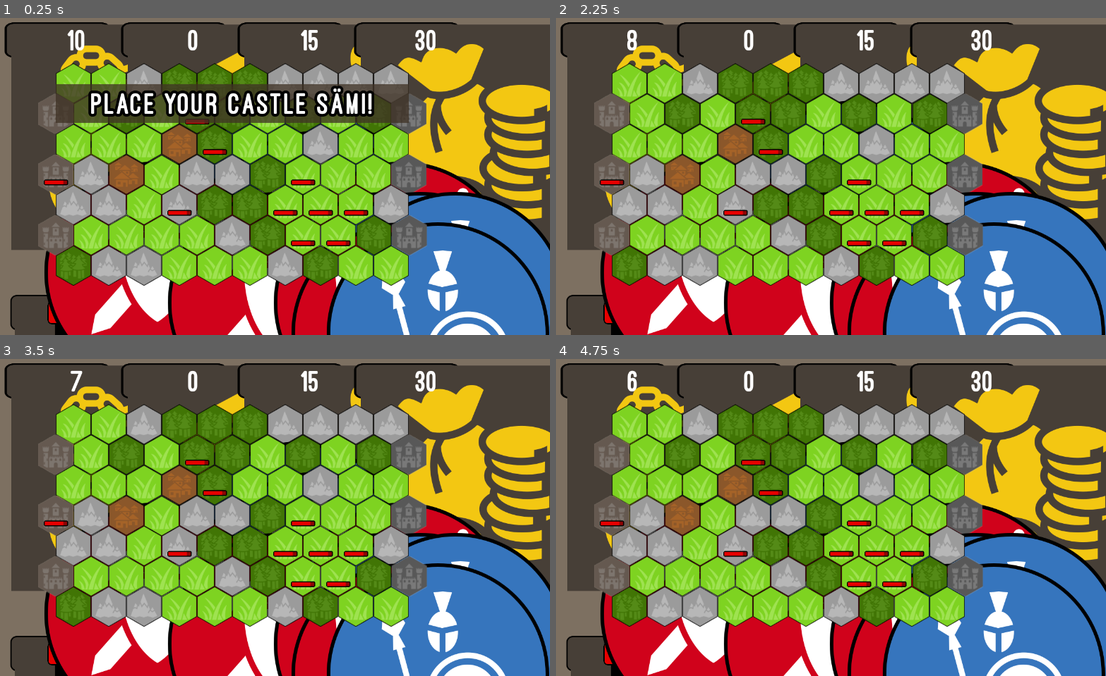
Above: before the commit, frames 1-4 (two rows, left to right).
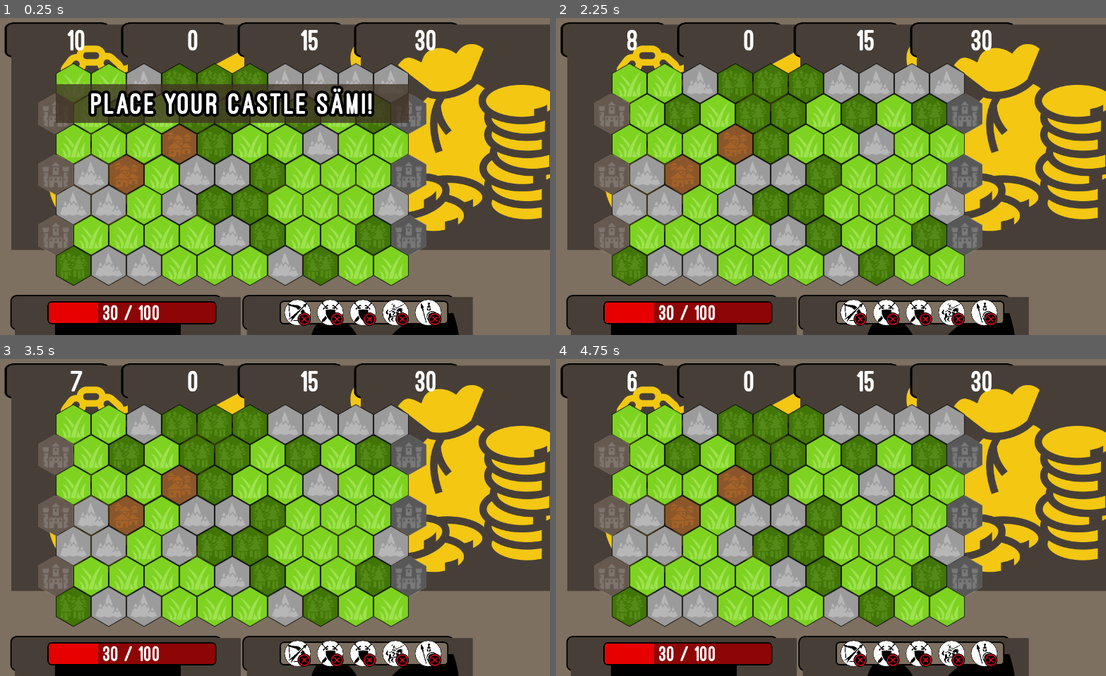
Above: after the commit, the same moments.

Repository: knobliibrot/the_battle_client
Game: Godot game, scene res://classes/controller/MainController.tscn
Same seed, same stepped clock (60 frames per second), same inputs: the game is played once before the commit and once after it.
Inputs (mouse positions are in pixels of both pictures, inside the frame that each line leads up to):
- Up to frame 1 (0.25 s): no input
- Up to frame 2 (2.25 s): click (853, 312) at 0.52 s; click (627, 84) at 1.25 s; click (666, 84) at 2 s
- Up to frame 3 (3.5 s): click (143, 425) at 2.75 s
- Up to frame 4 (4.75 s): click (737, 425) at 3.5 s; click (770, 425) at 4.25 s

The runs differ from the first frame. In frame 1, 24% of the frame differs, in the area x 7-100%, y 31-100%; in frame 2, 24%, in the area x 7-100%, y 24-100%; in frame 3, 24%; in frame 4, 24%.

Commit message:
create troops ohni troops

Diff:
--- a/Code/classes/game/controller/Gamelogic.gd
+++ b/Code/classes/game/controller/Gamelogic.gd
@@ -30,10 +30,14 @@
 func start_turn(is_player1: bool) -> void:
 	set_actual_player(is_player1)
 	if is_player1 || self.actual_player.player_type == PlayerTypeEnum.MANUAL:
+		pay_and_trainingday(actual_player)
 		get_parent().update_gui_with_player(actual_player)
 		get_parent().activate_turn_mode(is_player1, actual_player)
 		get_parent().start_timer_with_message("Your turn " + actual_player.player_name + "!", GameParameters.ROUND_TIME, "turn_finished")
 
+func pay_and_trainingday(actualPlayer: Player) -> void:
+	actualPlayer.gold += actualPlayer.income
+	#TODO: train from queue
 
 func set_actual_player(is_player1: bool) -> void:
 	self.is_player1 = is_player1
@@ -58,6 +62,7 @@
 	for field in nodes:
 		if position == field.get_field_position():
 			get_parent().get_node("Battlefield").initalize_given_field(field, FieldTypeEnum.CASTLE)
+			actual_player.castle_position = position
 		else:
 			get_parent().get_node("Battlefield").remove_child(field)
 
@@ -248,5 +253,14 @@
 	# TODO: gui
 	emit_signal("turn_finished", false)
 
-func _on_CreateTroopButton_create_troop(troop_type):
-	print(troop_type)
+func _on_CreateTroopButton_create_troop(troop_type: int):
+	if actual_player.gold >= TroopType.PRICE[troop_type]:
+		#check if someone is in castle
+		var troop = battlefield_map[actual_player.castle_position.y][actual_player.castle_position.x].create_troop(troop_type)
+		if !actual_player.add_troop_to_queue(troop_type):
+			get_parent().show_message("The Queue is full!", 1)
+		else:
+			actual_player.gold -=TroopType.PRICE[troop_type]
+		get_parent().update_gui_with_player(actual_player)
+	else:
+		get_parent().show_message("You don't have enaugh money!", 1)
--- a/Code/classes/game/model/Player.gd
+++ b/Code/classes/game/model/Player.gd
@@ -4,12 +4,13 @@
 
 var player_name: String
 var player_type: int
+var castle_position: Vector2
 var castle_health: int
 var gold: int
 var income: int
 var salary: int
 var troops: Array
-var queue: Array
+var queue: Array = []
 
 func init(type: int) -> void:
 	self.player_name = "Player"
@@ -18,3 +19,12 @@
 	self.gold = GameParameters.DEFAULT_START_GOLD
 	self.income = GameParameters.DEFAULT_BASIC_INCOME
 	self.salary = 0
+
+func add_troop_to_queue(troop_type: int) -> bool:
+	var queue_size: int = queue.size()
+	if queue_size < GameParameters.QUEUE_SIZE:
+		queue.resize(queue_size + 1)
+		queue[queue_size-1] = troop_type
+		return true
+	else:
+		return false
--- a/Code/classes/game/model/Rulebook/GameParameters.gd
+++ b/Code/classes/game/model/Rulebook/GameParameters.gd
@@ -36,3 +36,4 @@
 
 const MESSAGE_SHOW_TIME = 2
 const ROUND_TIME = 10
+const QUEUE_SIZE = 5
--- a/Code/classes/game/model/TroopType.gd
+++ b/Code/classes/game/model/TroopType.gd
@@ -9,3 +9,19 @@
 TroopTypeEnum.KNIGHT : 25,
 TroopTypeEnum.CATAPULT : 10
 }
+
+const SCENE_BLUE = {
+TroopTypeEnum.SWORDSMAN : "res://classes/game/view/troops/BlueSwordsmannTroop.tscn",
+TroopTypeEnum.SPEARMAN : "res://classes/game/view/troops/BlueSpearmanTroop.tscn",
+TroopTypeEnum.ARCHER : "res://classes/game/view/troops/BlueArcherTroop.tscn",
+TroopTypeEnum.KNIGHT : "res://classes/game/view/troops/BlueKnightTroop.tscn",
+TroopTypeEnum.CATAPULT : "res://classes/game/view/troops/BlueCatapultTroop.tscn"
+}
+
+const SCENE_RED = {
+TroopTypeEnum.SWORDSMAN : "res://classes/game/view/troops/RedSwordsmannTroop.tscn",
+TroopTypeEnum.SPEARMAN : "res://classes/game/view/troops/RedSpearmanTroop.tscn",
+TroopTypeEnum.ARCHER : "res://classes/game/view/troops/RedArcherTroop.tscn",
+TroopTypeEnum.KNIGHT : "res://classes/game/view/troops/RedKnightTroop.tscn",
+TroopTypeEnum.CATAPULT : "res://classes/game/view/troops/RedCatapultTroop.tscn"
+}
--- a/Code/classes/game/view/Playground.gd
+++ b/Code/classes/game/view/Playground.gd
@@ -14,11 +14,15 @@
 	$UI/Top/TopBar/TimeBox.start_timer(seconds, finish_signal)
 
 func show_message(message: String, seconds: float):
-	var msg_ontainer = MESSAGE_CONTAINER.instance()
-	add_child(msg_ontainer)
-	msg_ontainer.get_node("MarginContainer/Label").text = message
+	if self.has_node("MessageContainer"):
+		self.remove_child(get_node("MessageContainer"))
+
+	var msg_container = MESSAGE_CONTAINER.instance()
+	add_child(msg_container)
+	msg_container.get_node("MarginContainer/Label").text = message
 	yield(get_tree().create_timer(seconds), "timeout")
-	remove_child(msg_ontainer)
+	if has_node("MessageContainer"):
+		remove_child(get_node("MessageContainer"))
 
 func stop_timer():
 	$UI/Top/TopBar/TimeBox.stop_timer()
@@ -36,7 +40,3 @@
 func activate_turn_mode(is_player1: bool, player: Player) -> void:
 	for button in get_tree().get_nodes_in_group("create_troop_button"):
 		button.set_disabled(false)
-
-
-func _on_CreateTroopButton_create_troop(troop_type: TroopTypeEnum):
-	 pass
--- a/Code/classes/game/view/Playground.tscn
+++ b/Code/classes/game/view/Playground.tscn
@@ -17,12 +17,7 @@
 [ext_resource path="res://artifacts/graphics/fields/mountain.png" type="Texture" id=15]
 [ext_resource path="res://artifacts/graphics/fields/village.png" type="Texture" id=16]
 [ext_resource path="res://artifacts/graphics/fields/grass.png" type="Texture" id=17]
-[ext_resource path="res://classes/game/view/troops/cat.tscn" type="PackedScene" id=18]
-[ext_resource path="res://classes/game/view/troops/Troop.tscn" type="PackedScene" id=19]
-[ext_resource path="res://classes/game/view/troops/sword.tscn" type="PackedScene" id=20]
-[ext_resource path="res://classes/game/view/troops/Arch.tscn" type="PackedScene" id=21]
-[ext_resource path="res://classes/game/view/troops/knight.tscn" type="PackedScene" id=22]
-[ext_resource path="res://classes/game/controller/Gamelogic.gd" type="Script" id=23]
+[ext_resource path="res://classes/game/controller/Gamelogic.gd" type="Script" id=18]
 
 [node name="Playground" type="Node"]
 script = ExtResource( 1 )
@@ -44,6 +39,9 @@
 custom_constants/margin_top = 10
 custom_constants/margin_left = 10
 custom_constants/margin_bottom = 10
+__meta__ = {
+"_edit_lock_": true
+}
 
 [node name="TopBar" type="HBoxContainer" parent="UI/Top"]
 margin_left = 10.0
@@ -83,6 +81,9 @@
 custom_constants/margin_top = 10
 custom_constants/margin_left = 10
 custom_constants/margin_bottom = 10
+__meta__ = {
+"_edit_lock_": true
+}
 
 [node name="RightBar" type="VBoxContainer" parent="UI/Right"]
 margin_left = 10.0
@@ -117,7 +118,6 @@
 margin_bottom = 700.0
 
 [node name="Bottom" type="MarginContainer" parent="UI"]
-editor/display_folded = true
 anchor_top = 1.0
 anchor_bottom = 1.0
 margin_top = -111.0
@@ -127,6 +127,9 @@
 custom_constants/margin_top = 10
 custom_constants/margin_left = 10
 custom_constants/margin_bottom = 10
+__meta__ = {
+"_edit_lock_": true
+}
 
 [node name="BottomBar" type="HBoxContainer" parent="UI/Bottom"]
 margin_left = 10.0
@@ -146,7 +149,6 @@
 margin_right = 1063.0
 
 [node name="Battlefield" type="Node" parent="."]
-editor/display_folded = true
 script = ExtResource( 13 )
 
 [node name="1-0" parent="Battlefield" instance=ExtResource( 14 )]
@@ -242,17 +244,11 @@
 margin_bottom = 263.0
 
 [node name="8-1" parent="Battlefield" instance=ExtResource( 14 )]
-editor/display_folded = true
 margin_left = 440.0
 margin_top = 172.0
 margin_right = 520.0
 margin_bottom = 263.0
 texture_normal = ExtResource( 17 )
-
-[node name="Troop" parent="Battlefield/8-1" instance=ExtResource( 18 )]
-margin_right = 40.0
-margin_bottom = 40.0
-script = null
 
 [node name="10-1" parent="Battlefield" instance=ExtResource( 14 )]
 margin_left = 520.0
@@ -283,9 +279,9 @@
 texture_normal = ExtResource( 15 )
 
 [node name="18-1" parent="Battlefield" instance=ExtResource( 14 )]
-margin_left = 841.0
-margin_top = 172.0
-margin_right = 921.0
+margin_left = 840.0
+margin_top = 172.0
+margin_right = 920.0
 margin_bottom = 263.0
 
 [node name="20-1" parent="Battlefield" groups=[
@@ -323,14 +319,11 @@
 texture_normal = ExtResource( 17 )
 
 [node name="9-2" parent="Battlefield" instance=ExtResource( 14 )]
-editor/display_folded = true
 margin_left = 480.0
 margin_top = 241.0
 margin_right = 560.0
 margin_bottom = 332.0
 texture_normal = ExtResource( 17 )
-
-[node name="Troop" parent="Battlefield/9-2" instance=ExtResource( 19 )]
 
 [node name="11-2" parent="Battlefield" instance=ExtResource( 14 )]
 margin_left = 560.0
@@ -372,11 +365,6 @@
 margin_top = 310.0
 margin_right = 200.0
 margin_bottom = 401.0
-
-[node name="Troop" parent="Battlefield/0-3" instance=ExtResource( 20 )]
-margin_bottom = 83.0
-focus_mode = 1
-script = null
 
 [node name="2-3" parent="Battlefield" instance=ExtResource( 14 )]
 margin_left = 200.0
@@ -426,11 +414,9 @@
 [node name="grass" type="Sprite" parent="Battlefield/14-3"]
 position = Vector2( 40, 46 )
 texture = ExtResource( 17 )
-
-[node name="Troop" parent="Battlefield/14-3" instance=ExtResource( 20 )]
-margin_right = 40.0
-margin_bottom = 40.0
-script = null
+__meta__ = {
+"_edit_lock_": true
+}
 
 [node name="16-3" parent="Battlefield" instance=ExtResource( 14 )]
 margin_left = 760.0
@@ -478,11 +464,6 @@
 margin_bottom = 470.0
 texture_normal = ExtResource( 17 )
 
-[node name="Troop" parent="Battlefield/7-4" instance=ExtResource( 20 )]
-margin_right = 40.0
-margin_bottom = 40.0
-script = null
-
 [node name="9-4" parent="Battlefield" instance=ExtResource( 14 )]
 margin_left = 480.0
 margin_top = 379.0
@@ -497,15 +478,10 @@
 margin_bottom = 470.0
 
 [node name="13-4" parent="Battlefield" instance=ExtResource( 14 )]
-editor/display_folded = true
 margin_left = 640.0
 margin_top = 379.0
 margin_right = 720.0
 margin_bottom = 470.0
-
-[node name="Troop" parent="Battlefield/13-4" instance=ExtResource( 21 )]
-margin_bottom = 83.0
-script = null
 
 [node name="15-4" parent="Battlefield" instance=ExtResource( 14 )]
 margin_left = 720.0
@@ -514,19 +490,11 @@
 margin_bottom = 470.0
 texture_normal = ExtResource( 17 )
 
-[node name="Troop" parent="Battlefield/15-4" instance=ExtResource( 22 )]
-margin_right = 40.0
-margin_bottom = 40.0
-script = null
-
 [node name="17-4" parent="Battlefield" instance=ExtResource( 14 )]
-editor/display_folded = true
 margin_left = 800.0
 margin_top = 379.0
 margin_right = 880.0
 margin_bottom = 470.0
-
-[node name="Troop" parent="Battlefield/17-4" instance=ExtResource( 19 )]
 
 [node name="19-4" parent="Battlefield" instance=ExtResource( 14 )]
 margin_left = 880.0
@@ -585,39 +553,30 @@
 texture_normal = ExtResource( 15 )
 
 [node name="14-5" parent="Battlefield" instance=ExtResource( 14 )]
-editor/display_folded = true
 margin_left = 680.0
 margin_top = 448.0
 margin_right = 760.0
 margin_bottom = 539.0
 texture_normal = ExtResource( 15 )
 
-[node name="Troop" parent="Battlefield/14-5" instance=ExtResource( 21 )]
-margin_right = 40.0
-margin_bottom = 40.0
-script = null
-
 [node name="16-5" parent="Battlefield" instance=ExtResource( 14 )]
-editor/display_folded = true
 margin_left = 760.0
 margin_top = 448.0
 margin_right = 840.0
 margin_bottom = 539.0
 
-[node name="Troop" parent="Battlefield/16-5" instance=ExtResource( 19 )]
-
 [node name="18-5" parent="Battlefield" instance=ExtResource( 14 )]
-margin_left = 841.0
-margin_top = 448.0
-margin_right = 921.0
+margin_left = 840.0
+margin_top = 448.0
+margin_right = 920.0
 margin_bottom = 539.0
 
 [node name="20-5" parent="Battlefield" groups=[
 "castle_field_1",
 ] instance=ExtResource( 14 )]
-margin_left = 921.0
-margin_top = 448.0
-margin_right = 1001.0
+margin_left = 920.0
+margin_top = 448.0
+margin_right = 1000.0
 margin_bottom = 539.0
 
 [node name="1-6" parent="Battlefield" instance=ExtResource( 14 )]
--- a/Code/classes/game/view/fields/Field.gd
+++ b/Code/classes/game/view/fields/Field.gd
@@ -24,6 +24,11 @@
 	rect_position = rect.position
 	rect_size = rect.size
 
+func create_troop(troop_type: int) -> Field:
+	var troop = load(TroopType.SCENE_BLUE[troop_type]).instance()
+	add_child(troop, true)
+	return self
+
 func copy_data(old_node: Node) -> void:
 	set_name(old_node.get_name())
 	set_rect(old_node.get_rect())
--- /dev/null
+++ b/Code/classes/game/view/troops/BlueArcherTroop.tscn
@@ -0,0 +1,9 @@
+[gd_scene load_steps=3 format=2]
+
+[ext_resource path="res://classes/game/view/troops/Troop.tscn" type="PackedScene" id=1]
+[ext_resource path="res://artifacts/graphics/troops/blue/archer_blue.svg" type="Texture" id=2]
+
+[node name="BlueArcherTroop" index="0" instance=ExtResource( 1 )]
+
+[node name="Symbol" parent="." index="0"]
+texture = ExtResource( 2 )
--- /dev/null
+++ b/Code/classes/game/view/troops/BlueCatapultTroop.tscn
@@ -0,0 +1,9 @@
+[gd_scene load_steps=3 format=2]
+
+[ext_resource path="res://classes/game/view/troops/Troop.tscn" type="PackedScene" id=1]
+[ext_resource path="res://artifacts/graphics/troops/blue/catapult_blue.svg" type="Texture" id=2]
+
+[node name="BlueCatapultTroop" index="0" instance=ExtResource( 1 )]
+
+[node name="Symbol" parent="." index="0"]
+texture = ExtResource( 2 )
--- /dev/null
+++ b/Code/classes/game/view/troops/BlueKnightTroop.tscn
@@ -0,0 +1,9 @@
+[gd_scene load_steps=3 format=2]
+
+[ext_resource path="res://classes/game/view/troops/Troop.tscn" type="PackedScene" id=1]
+[ext_resource path="res://artifacts/graphics/troops/blue/knight_blue.svg" type="Texture" id=2]
+
+[node name="BlueKnightTroop" index="0" instance=ExtResource( 1 )]
+
+[node name="Symbol" parent="." index="0"]
+texture = ExtResource( 2 )
--- /dev/null
+++ b/Code/classes/game/view/troops/BlueSpearmanTroop.tscn
@@ -0,0 +1,5 @@
+[gd_scene load_steps=2 format=2]
+
+[ext_resource path="res://classes/game/view/troops/Troop.tscn" type="PackedScene" id=1]
+
+[node name="BlueSpearmanTroop" instance=ExtResource( 1 )]
--- a/Code/classes/game/view/troops/cat.tscn
+++ b/Code/classes/game/view/troops/BlueSwordsmannTroop.tscn
@@ -1,22 +1,9 @@
 [gd_scene load_steps=3 format=2]
 
 [ext_resource path="res://classes/game/view/troops/Troop.tscn" type="PackedScene" id=1]
-[ext_resource path="res://artifacts/graphics/troops/blue/catapult_blue.svg" type="Texture" id=2]
+[ext_resource path="res://artifacts/graphics/troops/blue/swordsman_blue.svg" type="Texture" id=2]
 
-
-
-
-
-
-
-
-
-
-
-
-
-
-[node name="Troop" index="0" instance=ExtResource( 1 )]
+[node name="BlueSwordsmannTroop" index="0" instance=ExtResource( 1 )]
 
 [node name="Symbol" parent="." index="0"]
 texture = ExtResource( 2 )
--- /dev/null
+++ b/Code/classes/game/view/troops/PlaceholderTroop.tscn
@@ -0,0 +1,12 @@
+[gd_scene load_steps=2 format=2]
+
+[ext_resource path="res://classes/game/view/troops/Troop.tscn" type="PackedScene" id=1]
+
+[node name="PlaceholderTroop" index="0" instance=ExtResource( 1 )]
+visible = false
+
+[node name="Symbol" parent="." index="0"]
+texture = null
+
+[node name="TextureProgress" parent="MarginContainer" index="0"]
+visible = false
--- /dev/null
+++ b/Code/classes/game/view/troops/RedArcherTroop.tscn
@@ -0,0 +1,9 @@
+[gd_scene load_steps=3 format=2]
+
+[ext_resource path="res://classes/game/view/troops/Troop.tscn" type="PackedScene" id=1]
+[ext_resource path="res://artifacts/graphics/troops/red/archer_red.svg" type="Texture" id=2]
+
+[node name="RedArcherTroop" index="0" instance=ExtResource( 1 )]
+
+[node name="Symbol" parent="." index="0"]
+texture = ExtResource( 2 )
--- /dev/null
+++ b/Code/classes/game/view/troops/RedCatapultTroop.tscn
@@ -0,0 +1,9 @@
+[gd_scene load_steps=3 format=2]
+
+[ext_resource path="res://classes/game/view/troops/Troop.tscn" type="PackedScene" id=1]
+[ext_resource path="res://artifacts/graphics/troops/red/catapult_red.svg" type="Texture" id=2]
+
+[node name="RedCatapultTroop" index="0" instance=ExtResource( 1 )]
+
+[node name="Symbol" parent="." index="0"]
+texture = ExtResource( 2 )
--- a/Code/classes/game/view/troops/Arch.tscn
+++ b/Code/classes/game/view/troops/RedKnightTroop.tscn
@@ -1,22 +1,9 @@
 [gd_scene load_steps=3 format=2]
 
 [ext_resource path="res://classes/game/view/troops/Troop.tscn" type="PackedScene" id=1]
-[ext_resource path="res://artifacts/graphics/troops/red/archer_red.svg" type="Texture" id=2]
+[ext_resource path="res://artifacts/graphics/troops/red/knight_red.svg" type="Texture" id=2]
 
-
-
-
-
-
-
-
-
-
-
-
-
-
-[node name="Troop" index="0" instance=ExtResource( 1 )]
+[node name="RedKnightTroop" index="0" instance=ExtResource( 1 )]
 
 [node name="Symbol" parent="." index="0"]
 texture = ExtResource( 2 )
--- a/Code/classes/game/view/troops/knight.tscn
+++ b/Code/classes/game/view/troops/RedSpearman.tscn
@@ -1,22 +1,9 @@
 [gd_scene load_steps=3 format=2]
 
 [ext_resource path="res://classes/game/view/troops/Troop.tscn" type="PackedScene" id=1]
-[ext_resource path="res://artifacts/graphics/troops/blue/knight_blue.svg" type="Texture" id=2]
+[ext_resource path="res://artifacts/graphics/troops/red/spearman_red.svg" type="Texture" id=2]
 
-
-
-
-
-
-
-
-
-
-
-
-
-
-[node name="Troop" index="0" instance=ExtResource( 1 )]
+[node name="RedSpearman" index="0" instance=ExtResource( 1 )]
 
 [node name="Symbol" parent="." index="0"]
 texture = ExtResource( 2 )
--- a/Code/classes/game/view/troops/sword.tscn
+++ b/Code/classes/game/view/troops/RedSwordsman.tscn
@@ -3,15 +3,7 @@
 [ext_resource path="res://classes/game/view/troops/Troop.tscn" type="PackedScene" id=1]
 [ext_resource path="res://artifacts/graphics/troops/red/swordsman_red.svg" type="Texture" id=2]
 
-[node name="Troop" instance=ExtResource( 1 )]
-mouse_filter = 2
+[node name="RedSwordsman" index="0" instance=ExtResource( 1 )]
 
 [node name="Symbol" parent="." index="0"]
-mouse_filter = 2
 texture = ExtResource( 2 )
-
-[node name="MarginContainer" parent="." index="1"]
-mouse_filter = 2
-
-[node name="TextureProgress" parent="MarginContainer" index="0"]
-mouse_filter = 2
--- a/Code/classes/game/view/troops/Troop.tscn
+++ b/Code/classes/game/view/troops/Troop.tscn
@@ -19,6 +19,7 @@
 margin_top = 12.0
 margin_right = 71.0
 margin_bottom = 75.0
+hint_tooltip = "Booopom Bitch"
 texture = ExtResource( 2 )
 
 [node name="MarginContainer" type="MarginContainer" parent="."]
Not shown: 2 places in Code/classes/game/view/Playground.tscn that only renumber resources
